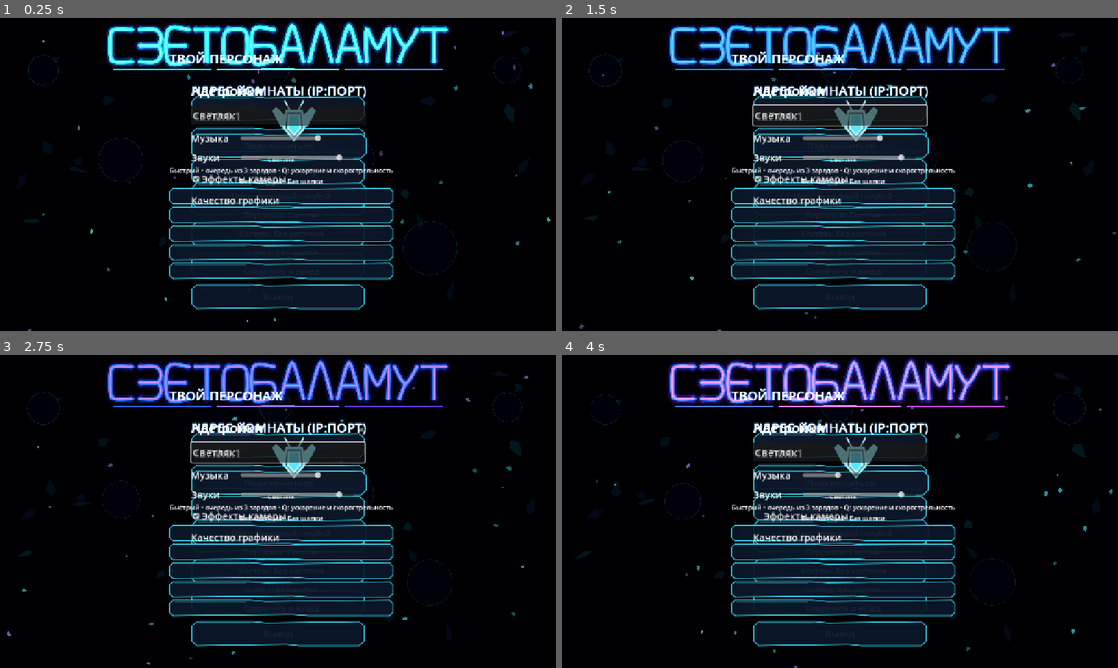
Above: before the commit, frames 1-4 (two rows, left to right).
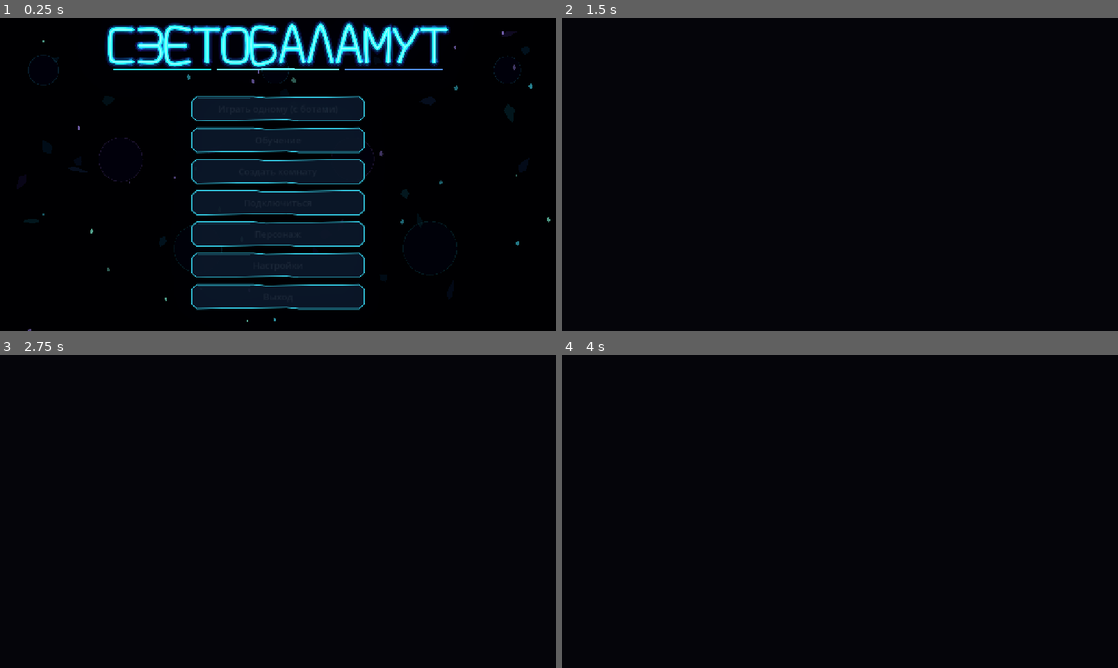
Above: after the commit, the same moments.

Repository: DvoreZZKy/svetobalamut
Game: Godot game, scene res://scenes/menu.tscn
Two runs of this game, one before a commit and one after it. Both use one fixed random seed, a clock stepped at 60 frames per second and the inputs below.
Inputs (mouse positions are in pixels of both pictures, inside the frame that each line leads up to):
- Up to frame 1 (0.25 s): no input
- Up to frame 2 (1.5 s): click "Играть одному (с ботами)" at 0.5 s; click (840, 108) at 1.25 s, where only the run before the commit has a clickable "Играть одному (с ботами)"
- Up to frame 3 (2.75 s): tap Enter (restart) at 2 s; move the mouse to (400, 495) at 2.02 s; hold D (right) from 2.03 s (still down); tap Q (ability) at 2.1 s; click (400, 495) at 2.17 s
- Up to frame 4 (4 s): release D (right) at 2.75 s; click (840, 477) at 2.75 s, where only the run before the commit has a clickable "Обучение"; click (840, 508) at 3.5 s, where only the run before the commit has a clickable "Создать комнату"

The runs differ from the first frame. In frame 1, 11% of the frame differs, in the area x 30-71%, y 10-84%; in frame 2, 29%, in the area x 3-100%, y 0-100%; in frame 3, 28%; in frame 4, 29%.
Error before the commit: Invalid access to property or key 'graphics_quality' on a base object of type 'Node (g.gd)'. (res://scripts/menu.gd:128)
Error after the commit: Parse Error: Cannot infer the type of "quality" variable because the value doesn't have a set type. (res://scripts/arena.gd:86)

Commit message:
Remove graphics options from settings menu

Diff:
--- a/scripts/menu.gd
+++ b/scripts/menu.gd
@@ -117,26 +117,6 @@
 	sh.add_theme_font_size_override("font_size", 22)
 	sh.toggled.connect(func(b: bool): G.shake_on = b)
 	st.add_child(sh)
-	var quality_label := Label.new()
-	quality_label.text = "Качество графики"
-	quality_label.add_theme_font_size_override("font_size", 22)
-	st.add_child(quality_label)
-	var quality := OptionButton.new()
-	quality.add_item("Низкое", 0)
-	quality.add_item("Среднее", 1)
-	quality.add_item("Высокое", 2)
-	quality.select(G.graphics_quality)
-	quality.custom_minimum_size = Vector2(380, 44)
-	quality.item_selected.connect(func(index: int):
-		G.graphics_quality = index
-		G.save_settings())
-	st.add_child(quality)
-	var vs := CheckBox.new()
-	vs.text = "Вертикальная синхронизация"
-	vs.button_pressed = G.vsync_enabled
-	vs.add_theme_font_size_override("font_size", 18)
-	vs.toggled.connect(func(b: bool): G.vsync_enabled = b; G.apply_display(); G.save_settings())
-	st.add_child(vs)
 	var fs := CheckBox.new()
 	fs.text = "Полный экран"
 	fs.button_pressed = G.fullscreen
